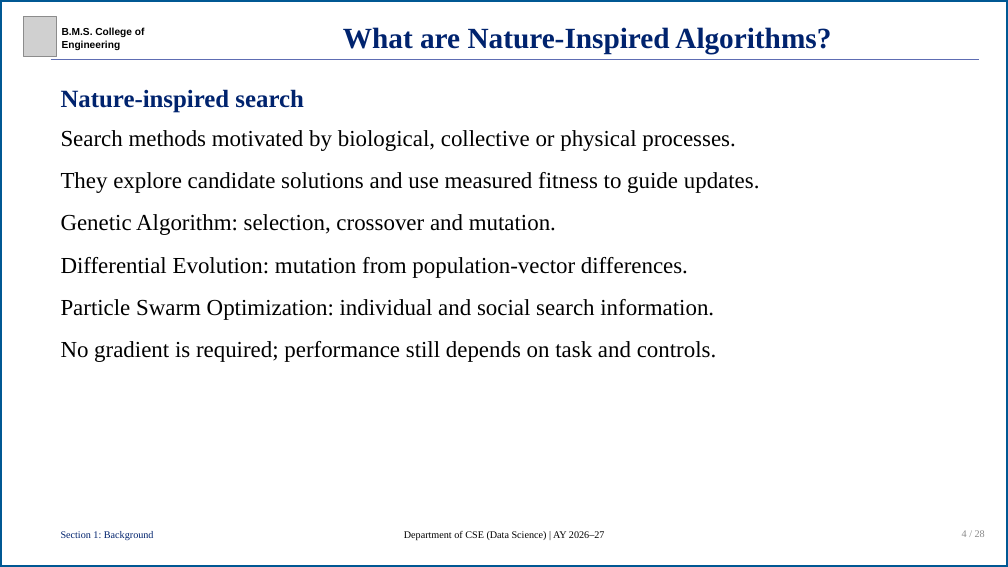
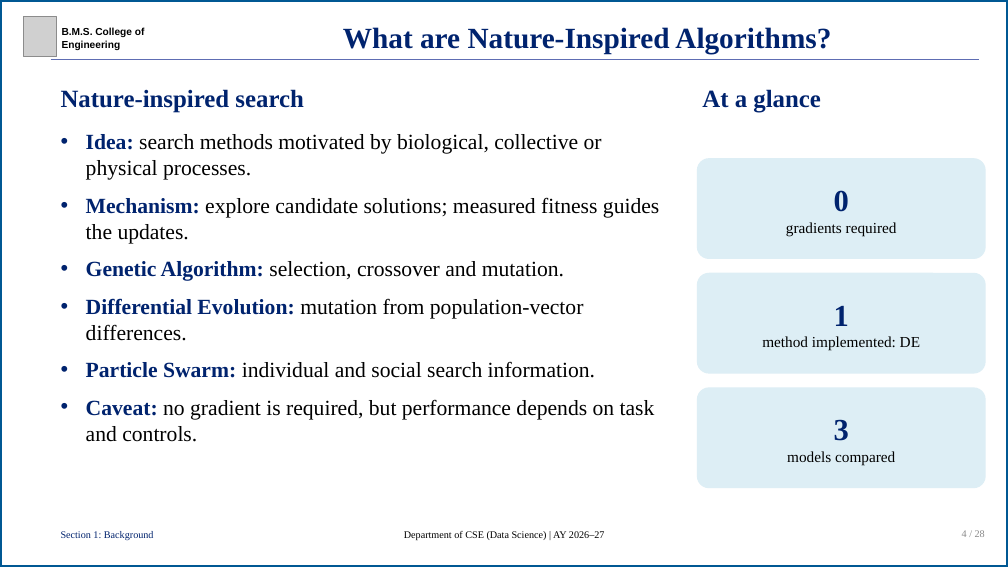
Before and after one commit to R-V-Abhishek/concrete-strength-de-svr, a slide deck: slide 4 of presentation/concrete-strength-de-svr-presentation.pptx. Drawn at 1008x567 pixels with LibreOffice and Linux fonts; fonts in the diff are those of the drawing; grey boxes stand for pictures. Boxes give left, top, right and bottom in pixels: in the first picture for what was removed or moved away, otherwise in the second. Text is boxed around its words. In the diff, an @@ line names an element or a change of style, - is before the commit and + after.

```diff
--- a/presentation/concrete-strength-de-svr-presentation.pptx
+++ b/presentation/concrete-strength-de-svr-presentation.pptx
@@ text added at bbox=[702, 89, 821, 112], 39 pt, text #00236E, bold @@
+At a glance
@@ text at bbox=[86, 134, 659, 244]: text changed; size 36 to 34 pt @@
-Search methods motivated by biological, collective or physical processes.
-They explore candidate solutions and use measured fitness to guide updates.
+• Idea: search methods motivated by biological, collective or physical processes.
+• Mechanism: explore candidate solutions; measured fitness guides the updates.
@@ rounded rectangle added at bbox=[697, 158, 986, 259], fill #DDEEF5, 24 pt, text #000000 @@
+0
+gradients required
@@ text at bbox=[86, 261, 584, 341]: size 36 to 34 pt in "Genetic Algorithm: selection, crossover and mutation.", "Differential Evolution: mutation from population-vector diff ..."; text colour #000000 to #00236E, bold on in "Genetic Algorithm:", "Differential Evolution:"; bullet none to •; less space between paragraphs @@
@@ rounded rectangle added at bbox=[697, 273, 986, 374], fill #DDEEF5, 24 pt, text #000000 @@
+1
+method implemented: DE
@@ text at bbox=[86, 361, 655, 442]: text changed; size 36 to 34 pt @@
-Particle Swarm Optimization: individual and social search information.
-No gradient is required; performance still depends on task and controls.
+• Particle Swarm: individual and social search information.
+• Caveat: no gradient is required, but performance depends on task and controls.
@@ rounded rectangle added at bbox=[697, 387, 986, 488], fill #DDEEF5, 24 pt, text #000000 @@
+3
+models compared
```
Also in this commit, not shown: 16 other slides changed, 7 other files.
